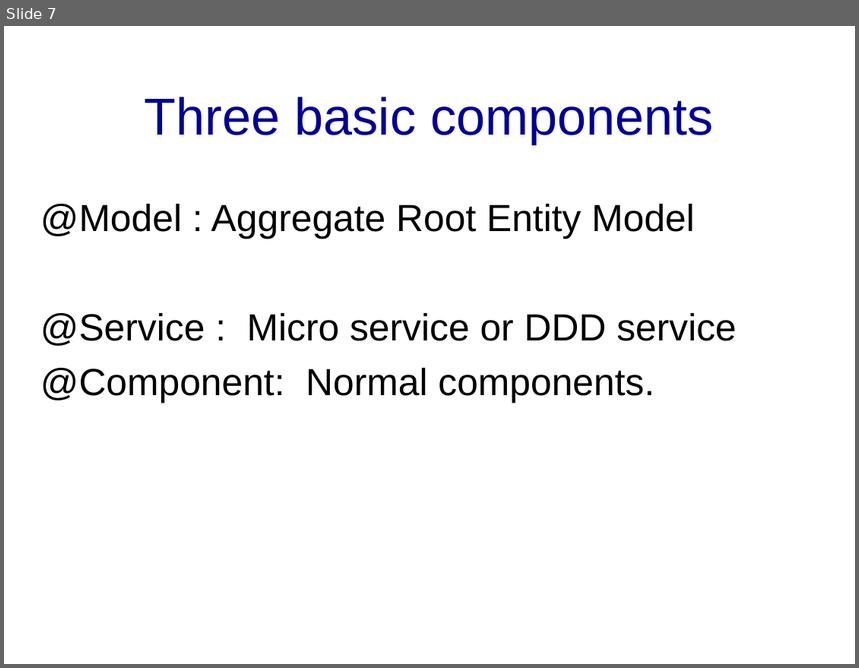
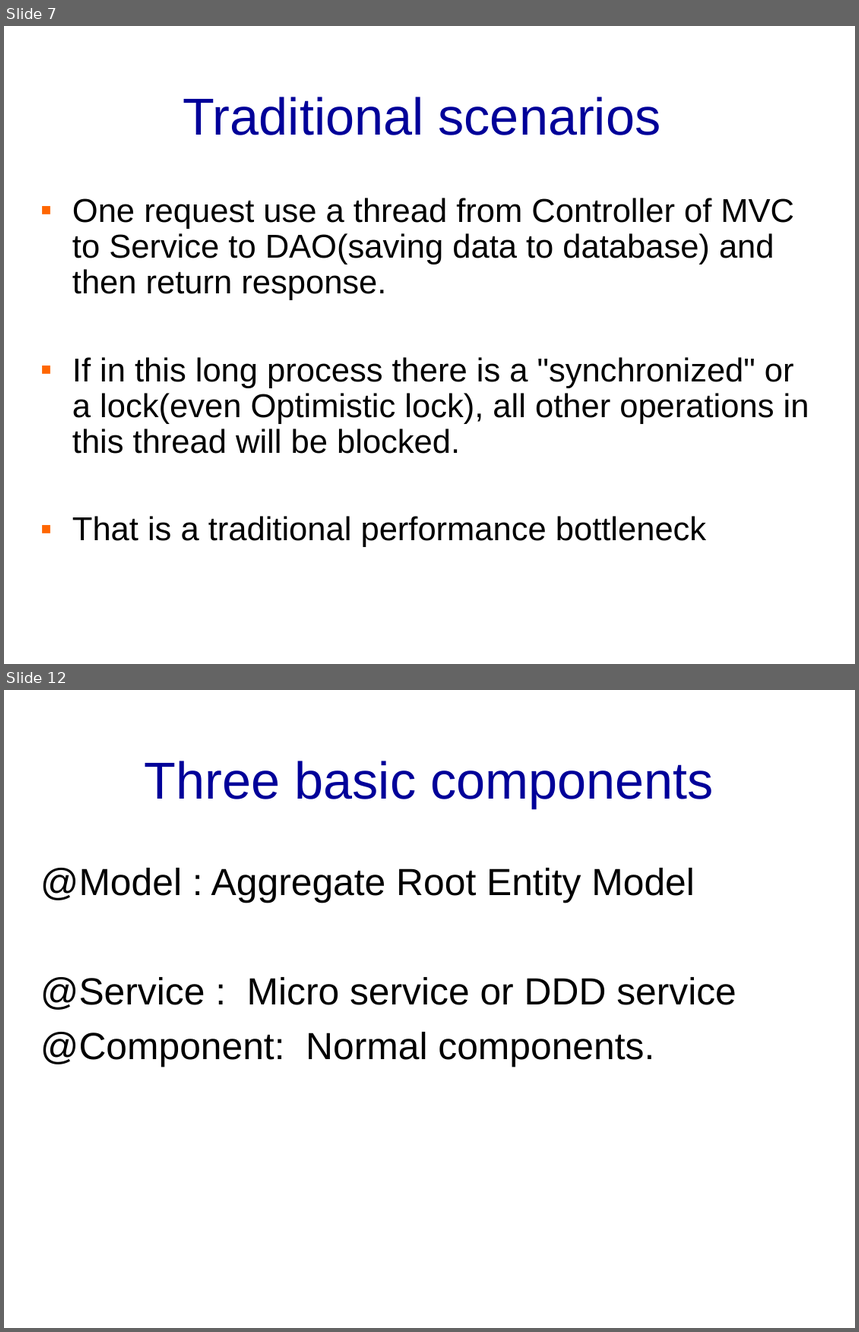
Before and after one commit to banq/jdonframework, a slide deck: doc/english/JdonFramework.ppt. Shown one above the other, each under a label of ours: slide 7 before the commit, slides 7 and 12 after it; the slides between them are not shown. The pictures are 859x668 and 859x1332 pixels, drawn with LibreOffice and Linux fonts; fonts in the diff are those of the drawing; background and template pictures are left out. Boxes give left, top, right and bottom in pixels: in the first picture for what was removed or moved away, otherwise in the second. Text is boxed around its words. In the diff, an @@ line names an element or a change of style, - is before the commit and + after.

```diff
--- a/doc/english/JdonFramework.ppt
+++ b/doc/english/JdonFramework.ppt
@@ slide 7 added at (4,26,855,664), background picture (left out) @@
@@ title added at (183,97,661,135), 44 pt, text #000099 @@
+Traditional scenarios
@@ text added at (72,198,810,547), 28 pt, text #000000 @@
+▪ One request use a thread from Controller of MVC to Service to DAO(saving data to database) and then return response.
+▪ If in this long process there is a "synchronized" or a lock(even Optimistic lock), all other operations in this thread will be blocked.
+▪ That is a traditional performance bottleneck
@@ what was slide 7 is now slide 12 @@
```
Also in this commit, not shown: 1 slide changed, 5 other slides added, 1 slide removed.
